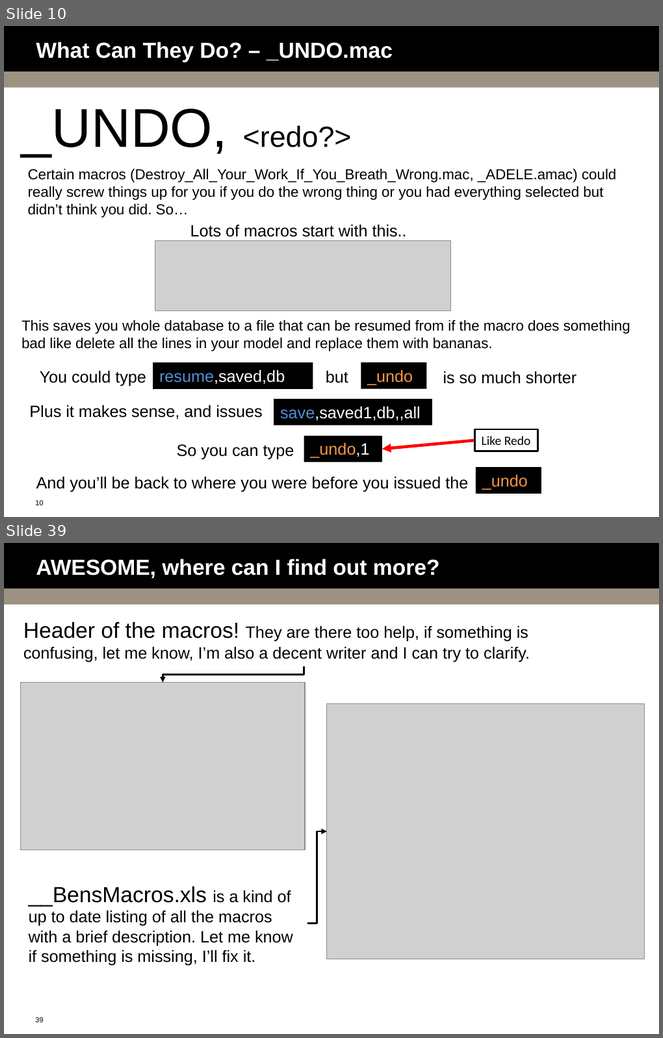
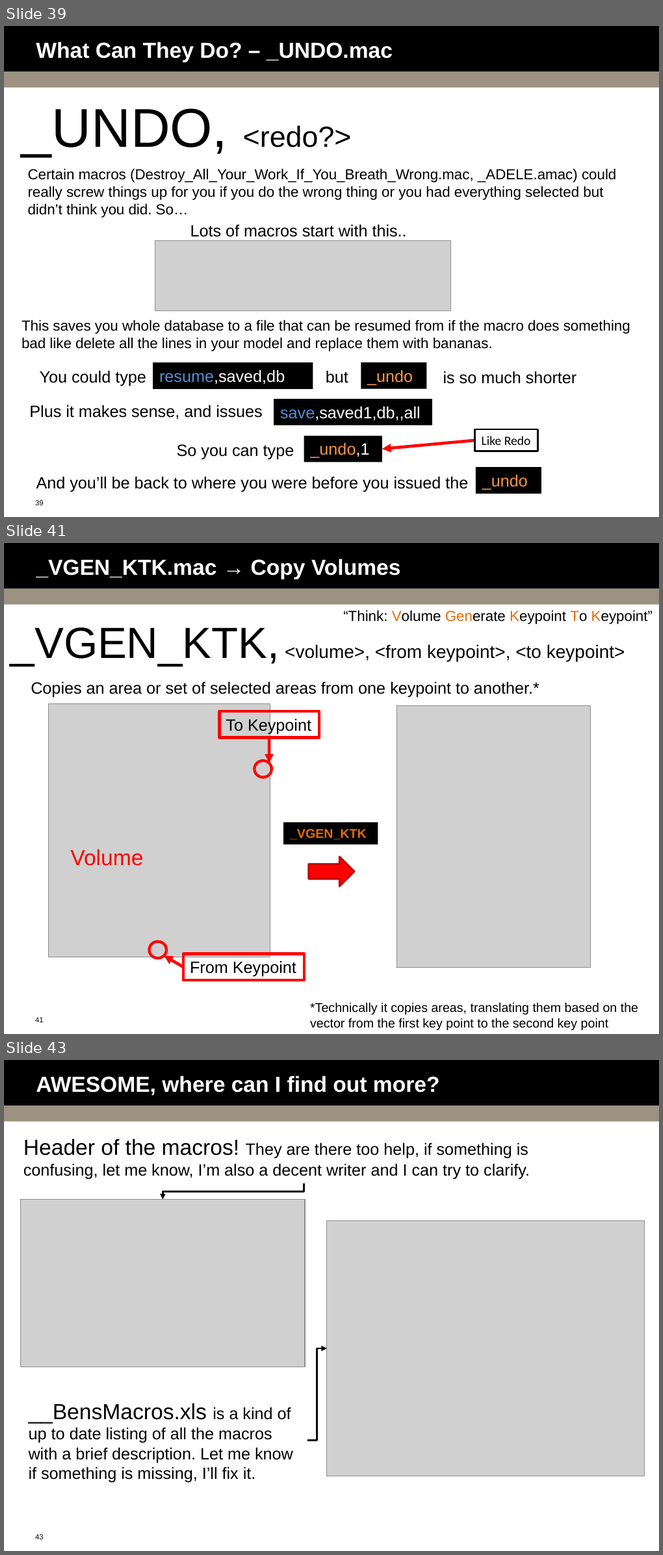
Before and after one commit to bguest/ansys-macros, a slide deck: Macro-Mania.pptx. Shown one above the other, each under a label of ours: slides 10 and 39 before the commit, slides 39, 41 and 43 after it; the slides between them are not shown. The pictures are 663x1038 and 663x1555 pixels, drawn with LibreOffice and Linux fonts; fonts in the diff are those of the drawing; grey boxes stand for pictures; background and template pictures are left out. Boxes give left, top, right and bottom in pixels: in the first picture for what was removed or moved away, otherwise in the second. Text is boxed around its words. In the diff, an @@ line names an element or a change of style, - is before the commit and + after.

```diff
--- a/Macro-Mania.pptx
+++ b/Macro-Mania.pptx
@@ slide 41 added at (4,543,659,1034), background #FFFFFF; not listed: 3 template elements that a slide beside it also shows @@
@@ title added at (36,559,401,579), 24 pt, text #FFFFFF, bold @@
+_VGEN_KTK.mac → Copy Volumes
@@ text added at (343,610,653,624), 16 pt, text #000000 @@
+“Think: Volume Generate Keypoint To Keypoint”
@@ text added at (10,627,625,667), 20 pt, text #000000 @@
+_VGEN_KTK, <volume>, <from keypoint>, <to keypoint>
@@ text added at (31,681,540,698), 18 pt, text #000000 @@
+Copies an area or set of selected areas from one keypoint to another.*
@@ picture added at (49,704,270,958) @@
@@ rectangle added at (220,711,319,737), outline #FF0000 3 pt, 18 pt, text #000000 @@
+To Keypoint
@@ picture added at (397,705,591,967) @@
@@ arrow added from (269, 737) to (269, 763), #FF0000 3.25 pt @@
@@ ellipse added at (254,761,271,777), outline #FF0000 3 pt @@
@@ rectangle added at (284,823,378,845), fill #000000, 14 pt, text #E46C0A, bold @@
+_VGEN_KTK
@@ text added at (70,849,143,866), 24 pt, text #FF0000 @@
+Volume
@@ right arrow added at (309,857,354,886), fill #FF0000, outline #C00000 2 pt @@
@@ ellipse added at (150,942,166,958), outline #FF0000 3 pt @@
@@ arrow added from (183, 967) to (164, 956), #FF0000 3.25 pt @@
@@ rectangle added at (183,954,304,980), outline #FF0000 3 pt, 18 pt, text #000000 @@
+From Keypoint
@@ text added at (310,1003,638,1031), 14 pt, text #000000 @@
+*Technically it copies areas, translating them based on the vector from the first key point to the second key point
@@ what was slide 10 is now slide 39 @@
@@ page number at (35,500,43,506): text changed @@
-10
+39
@@ what was slide 39 is now slide 43 @@
@@ page number at (35,1534,43,1540): text changed @@
-39
+43
```
Also in this commit, not shown: 1 slide changed, 3 other slides added, 4 other files.
